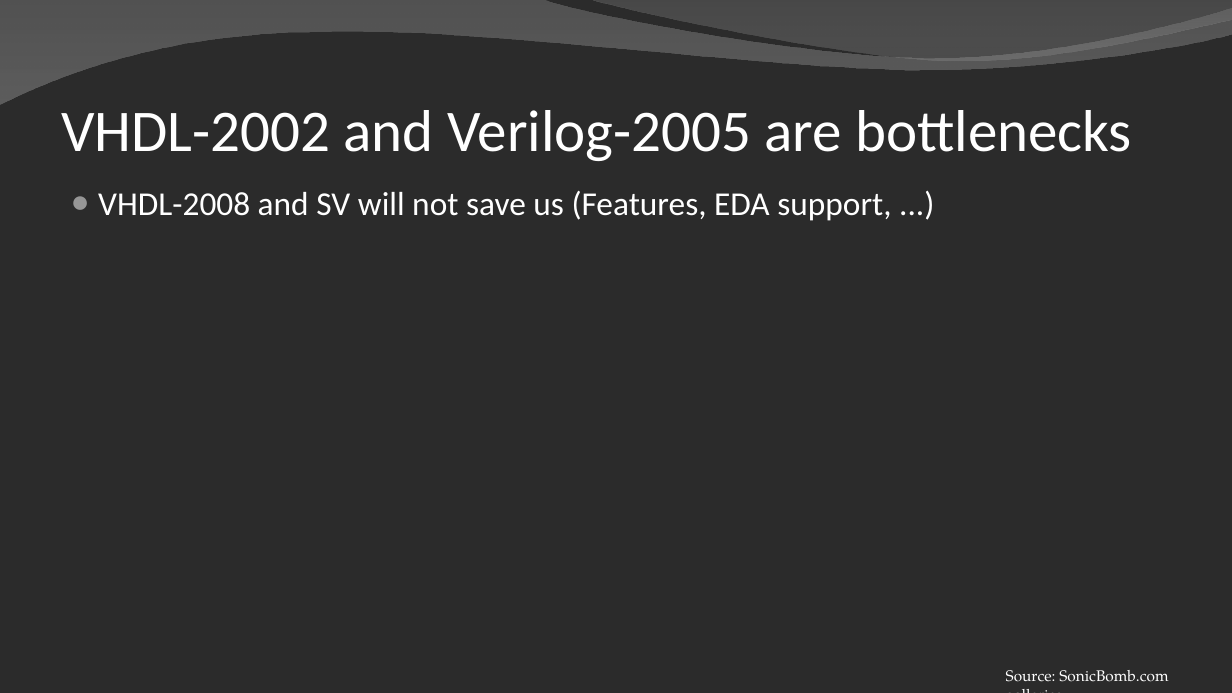
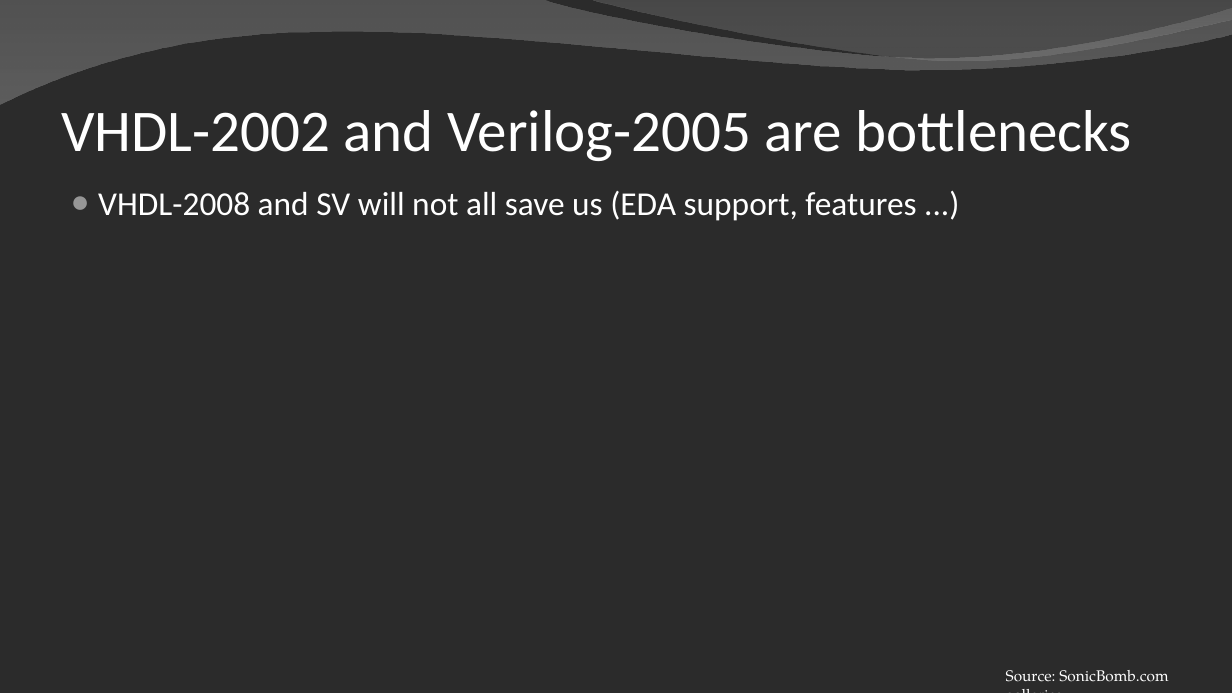
Before and after one commit to SpinalHDL/SpinalDoc, a slide deck: slide 3 of presentation/en/presentation_move_forward_short.odp (slide 5 before the commit). Drawn at 1232x693 pixels with LibreOffice and Linux fonts; fonts in the diff are those of the drawing; background and template pictures are left out; a plain dark background stands for a picture behind light text. Boxes give left, top, right and bottom in pixels: in the first picture for what was removed or moved away, otherwise in the second. Text is boxed around its words. In the diff, an @@ line names an element or a change of style, - is before the commit and + after.

```diff
--- a/presentation/en/presentation_move_forward_short.odp
+++ b/presentation/en/presentation_move_forward_short.odp
@@ text at (98,191,916,221): text changed @@
-● VHDL-2008 and SV will not save us (Features, EDA support, ...)
+● VHDL-2008 and SV will not all save us (EDA support, features ...)
```
Also in this commit, not shown: 6 other slides changed, 2 slides added, 1 slide removed, 1 other file.
